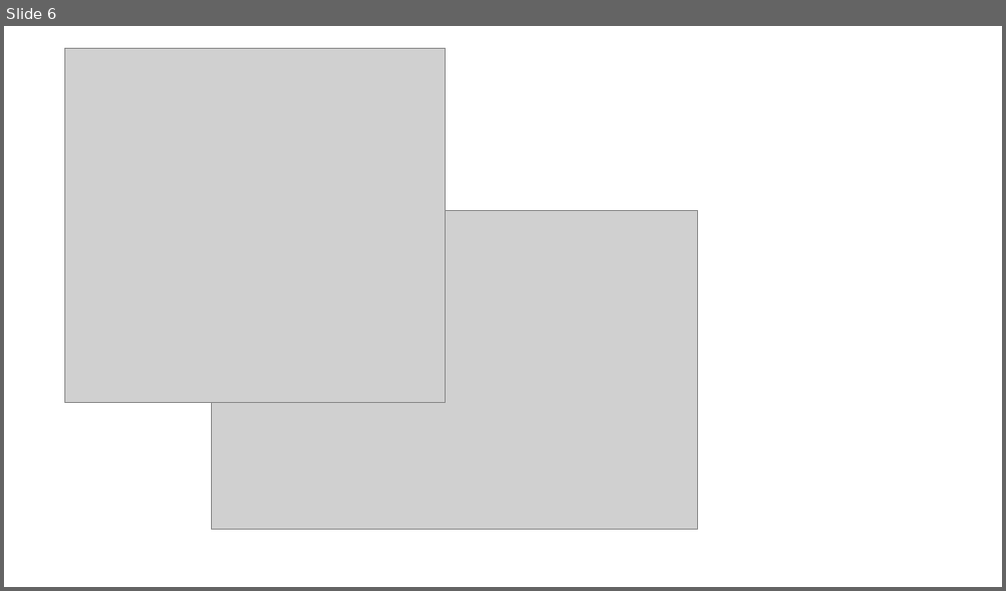
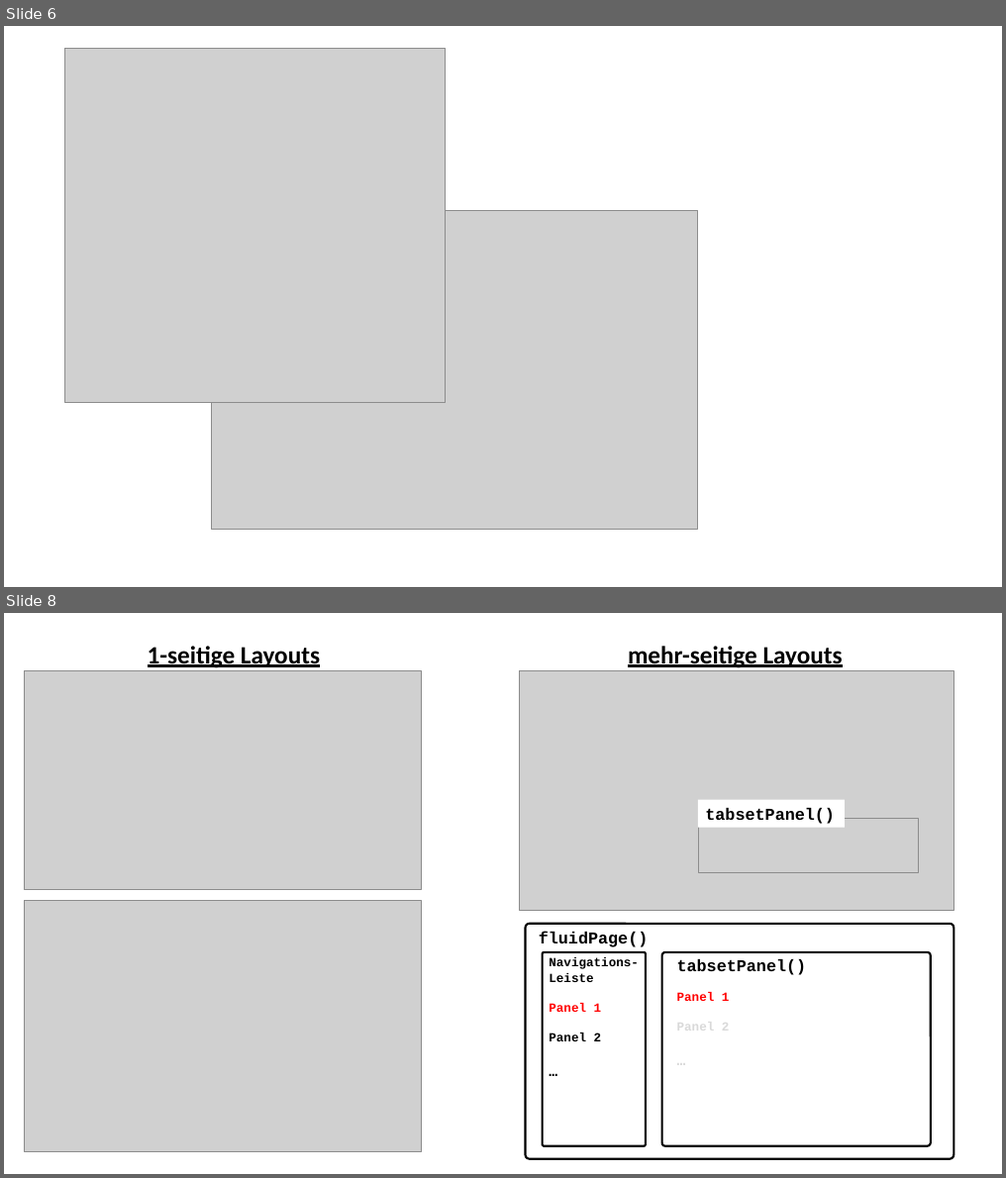
Before and after one commit to tkirschstein/shiny_tutorial, a slide deck: figures/!figs.pptx. Shown one above the other, each under a label of ours: slide 6 before the commit, slides 6 and 8 after it; the slides between them are not shown. The pictures are 1006x591 and 1006x1178 pixels, drawn with LibreOffice and Linux fonts; fonts in the diff are those of the drawing; grey boxes stand for pictures. Boxes give left, top, right and bottom in pixels: in the first picture for what was removed or moved away, otherwise in the second. Text is boxed around its words. In the diff, an @@ line names an element or a change of style, - is before the commit and + after.

```diff
--- a/figures/!figs.pptx
+++ b/figures/!figs.pptx
@@ slide 8 added at <box>4,613,1002,1174</box>, background #FFFFFF @@
@@ picture added at <box>24,671,421,890</box> @@
@@ text added at <box>148,646,320,668</box>, 24 pt, text #000000, bold, underline @@
+1-seitige Layouts
@@ picture added at <box>520,670,954,910</box> @@
@@ text added at <box>628,646,843,668</box>, 24 pt, text #000000, bold, underline @@
+mehr-seitige Layouts
@@ picture added at <box>698,818,918,872</box> @@
@@ rectangle added at <box>698,800,845,828</box>, fill #FFFFFF, 16 pt, text #000000, bold @@
+tabsetPanel()
@@ picture added at <box>24,901,421,1152</box> @@
@@ rounded rectangle added at <box>525,924,953,1159</box>, outline #000000 2 pt @@
@@ text added at <box>539,931,648,948</box>, 16 pt, text #000000, bold @@
+fluidPage()
@@ rounded rectangle added at <box>543,953,646,1147</box>, outline #000000 2 pt @@
@@ text added at <box>548,958,639,1042</box>, 12 pt, text #000000, bold @@
+Navigations-
+Leiste
+Panel 1
+Panel 2
+…
@@ rounded rectangle added at <box>662,953,931,1147</box>, outline #000000 2 pt @@
@@ text added at <box>677,959,807,975</box>, 16 pt, text #000000, bold @@
+tabsetPanel()
@@ text added at <box>677,992,730,1035</box>, 12 pt, text #D9D9D9, bold @@
+Panel 1
+Panel 2
+…
```
Also in this commit, not shown: 1 other slide added, 6 other files.
